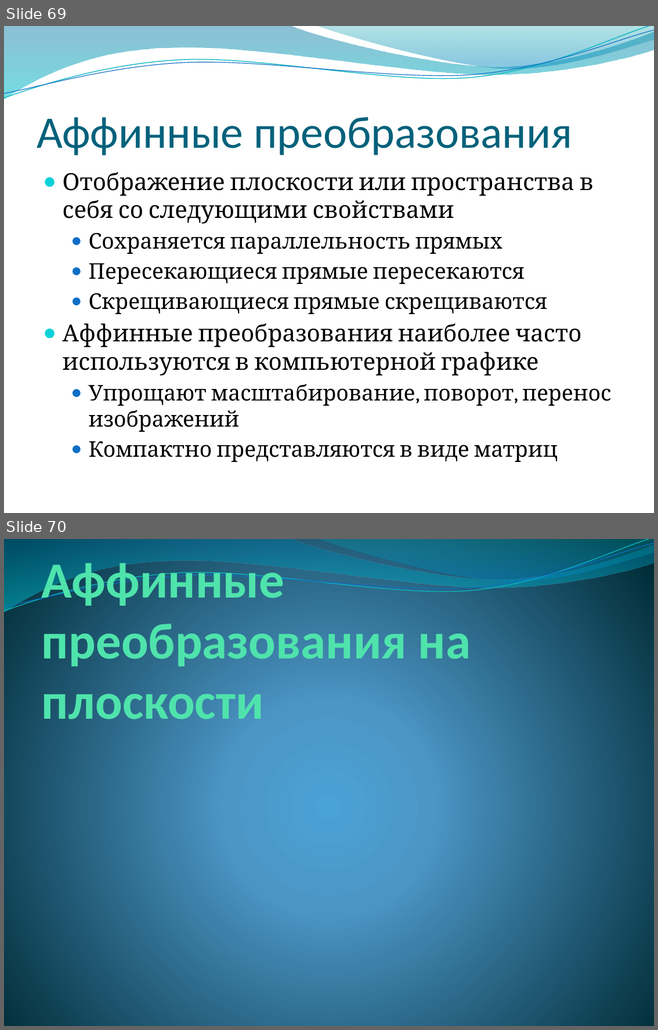
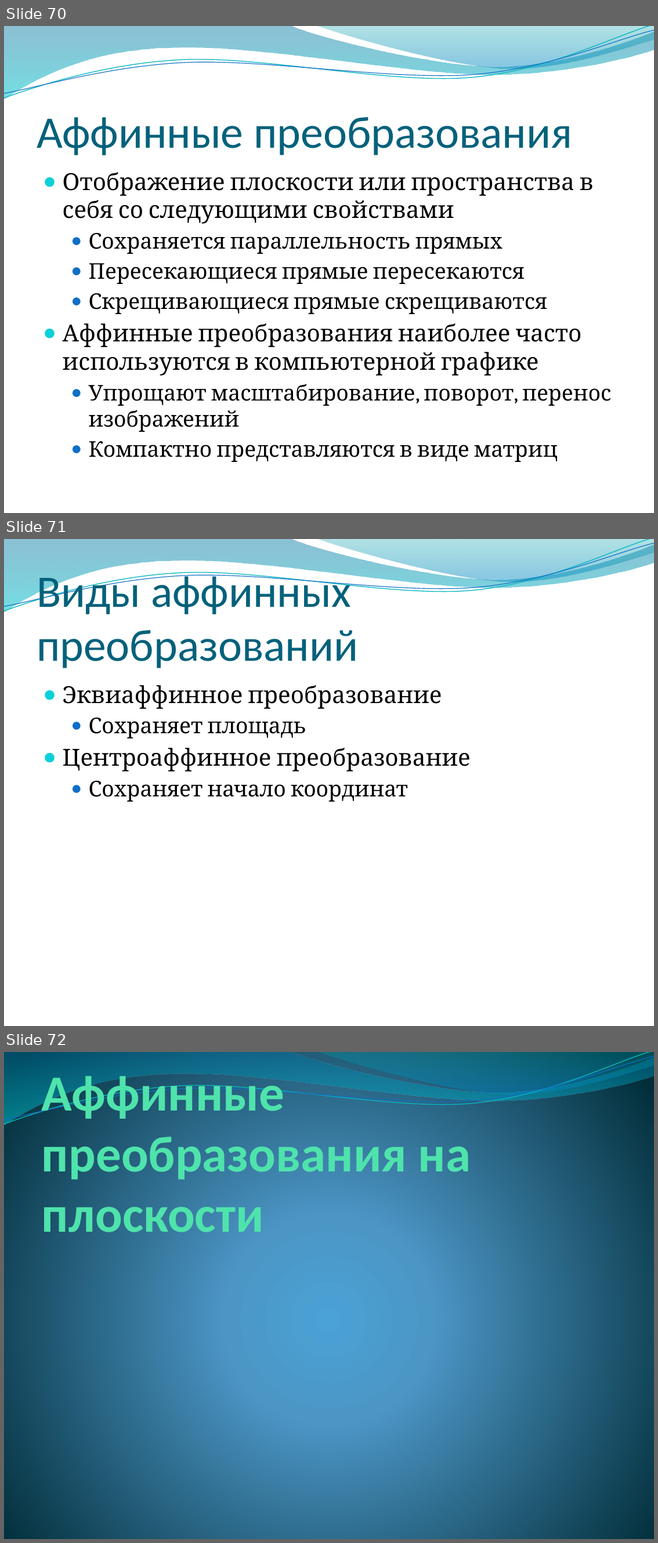
Before and after one commit to alexey-malov/cg-course, a slide deck: lectures/03 - Векторный анализ, трансформации и матрицы.pptx. Shown one above the other, each under a label of ours: slides 69 and 70 before the commit, slides 70, 71 and 72 after it. The pictures are 658x1030 and 658x1543 pixels, drawn with LibreOffice and Linux fonts; fonts in the diff are those of the drawing; background and template pictures are left out. Boxes give left, top, right and bottom in pixels: in the first picture for what was removed or moved away, otherwise in the second. Text is boxed around its words. In the diff, an @@ line names an element or a change of style, - is before the commit and + after.

```diff
--- a/lectures/03 - Векторный анализ, трансформации и матрицы.pptx
+++ b/lectures/03 - Векторный анализ, трансформации и матрицы.pptx
@@ slide 71 added at [4,539,654,1026], background picture (left out); not listed: 4 template elements that a slide beside it also shows @@
@@ title added at [36,569,358,668], 50 pt, text #04617B @@
+Виды аффинных преобразований
@@ text added at [63,685,470,802], 26 pt, text #000000 @@
+● Эквиаффинное преобразование
+  ● Сохраняет площадь
+● Центроаффинное преобразование
+  ● Сохраняет начало координат
@@ what was slide 69 is now slide 70 @@
@@ what was slide 70 is now slide 72 @@
```
Also in this commit, not shown: 21 slides changed, 4 other slides added, 1 slide removed, 1 other file.
